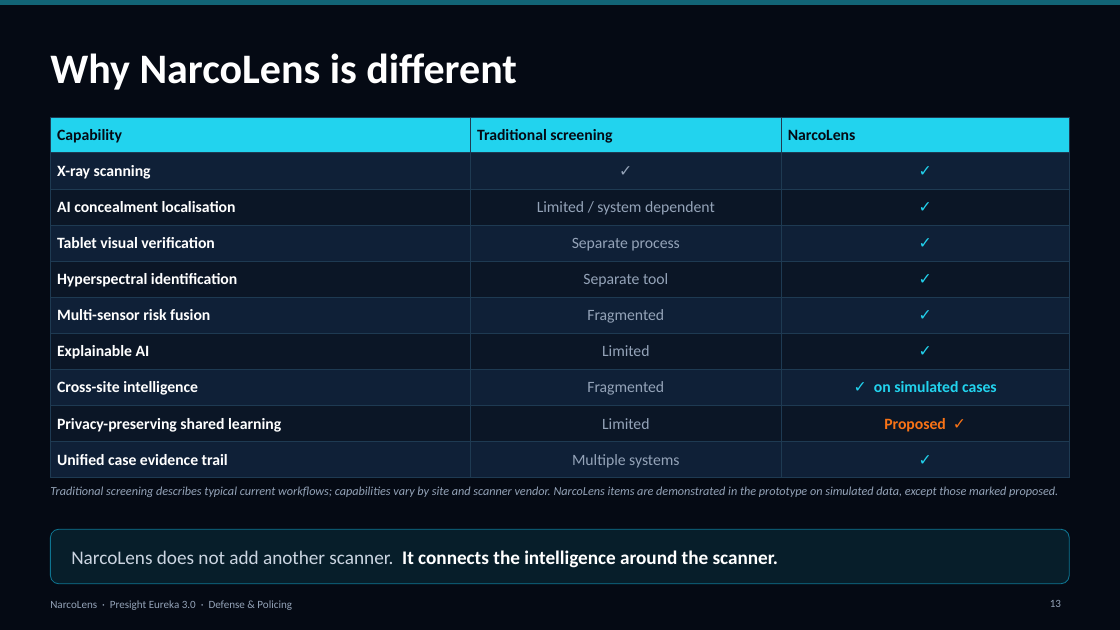
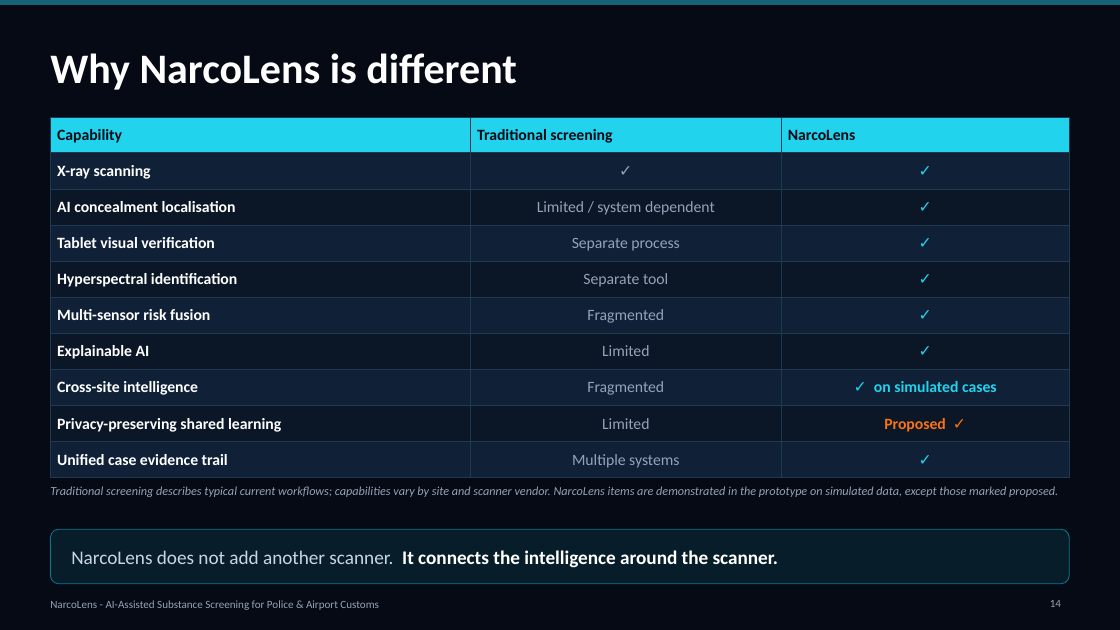
Before and after one commit to farahshaik14/narcolens-eureka, a slide deck: slide 14 of narcolens-pitch-deck.pptx (slide 13 before the commit). Drawn at 1120x630 pixels with LibreOffice and Linux fonts; fonts in the diff are those of the drawing. Boxes give left, top, right and bottom in pixels: in the first picture for what was removed or moved away, otherwise in the second. Text is boxed around its words. In the diff, an @@ line names an element or a change of style, - is before the commit and + after.

```diff
--- a/narcolens-pitch-deck.pptx
+++ b/narcolens-pitch-deck.pptx
@@ text removed at [50,600,292,610] @@
-NarcoLens · Presight Eureka 3.0 · Defense & Policing
@@ text added at [50,600,378,610], 9.5 pt, text #94A3B8 @@
+NarcoLens - AI-Assisted Substance Screening for Police & Airport Customs
@@ page number at [1050,600,1061,607]: text changed @@
-13
+14
```
Also in this commit, not shown: 15 other slides changed, 1 slide added, 4 other files.
